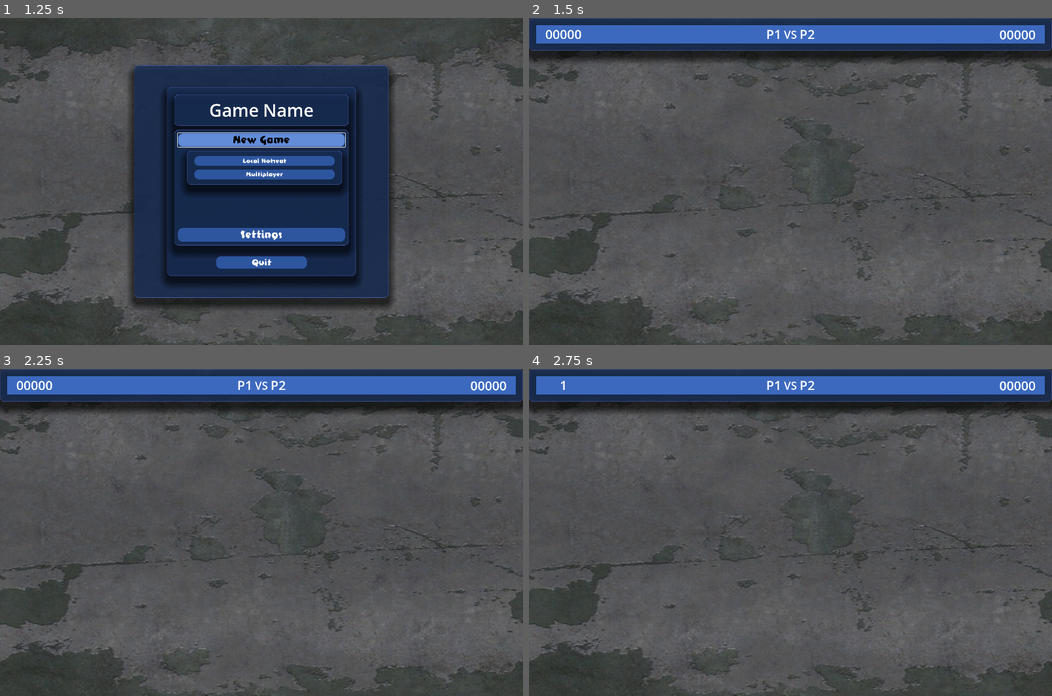
Above: before the commit, frames 1-4 (two rows, left to right).
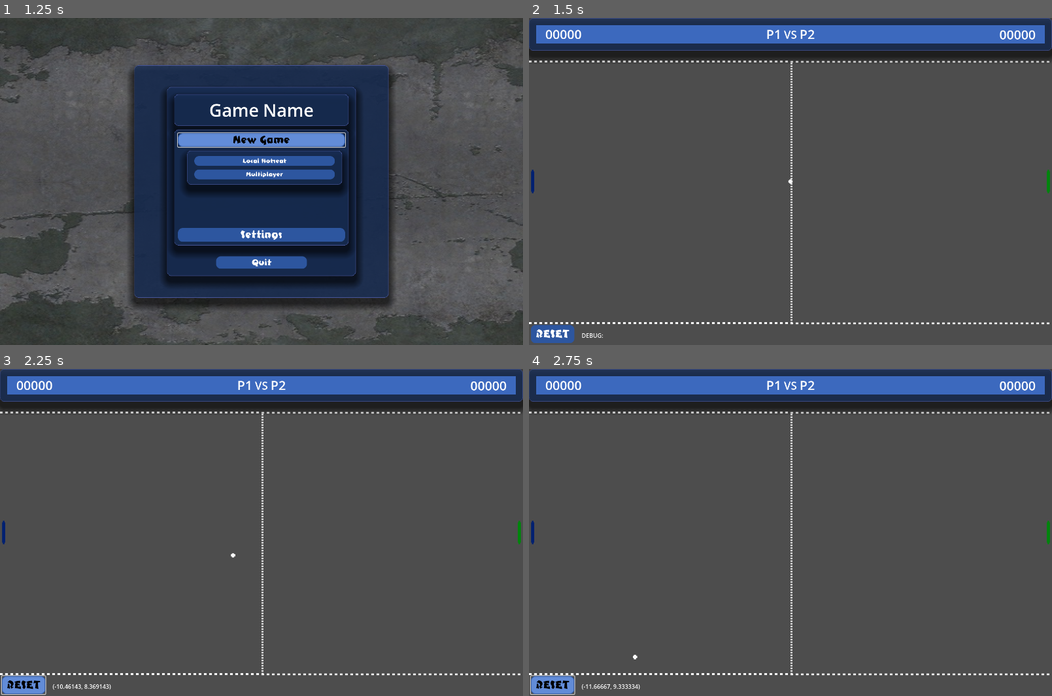
Above: after the commit, the same moments.

Repository: Fox-Alpha/Pong_Godot_4_Multiplayer
Game: Godot game, scene res://scenes/game/main_menu/MainMenu.tscn
The game is run twice, just before and just after one commit, with the same random seed, the same clock (stepped at 60 frames per second) and the same inputs.
Inputs (mouse positions are in pixels of both pictures, inside the frame that each line leads up to):
- Up to frame 1 (1.25 s): click "New Game" at 0.5 s
- Up to frame 2 (1.5 s): click "Local Hotseat" at 1.25 s
- Up to frame 3 (2.25 s): click (26, 686) at 2 s, where only the run after the commit has a clickable "RESET"
- Up to frame 4 (2.75 s): no input

Frame 1 is identical in both runs. In frame 2, 4.7% of the frame differs, in the area x 0-100%, y 13-100%; in frame 3, 4.8%; in frame 4, 4.9%, in the area x 0-100%, y 3-100%.

Commit message:
chg: Pre Position the top-/bottom border Chg: Set Position for debug nodes Chg: Lock position for some nodes

Diff:
--- a/scenes/game/Pong_40.tscn
+++ b/scenes/game/Pong_40.tscn
@@ -30,9 +30,9 @@
 metadata/_edit_use_anchors_ = true
 
 [node name="Ingame_HUD" type="CanvasLayer" parent="."]
-follow_viewport_enabled = true
 
 [node name="TextureRect" type="TextureRect" parent="Ingame_HUD"]
+visible = false
 z_index = -4096
 anchors_preset = 15
 anchor_right = 1.0
@@ -42,22 +42,42 @@
 size_flags_horizontal = 3
 size_flags_vertical = 3
 texture = ExtResource("2_ge3fp")
+metadata/_edit_lock_ = true
 
 [node name="UI" parent="Ingame_HUD" instance=ExtResource("3_j68dr")]
 z_index = 100
 z_as_relative = false
 y_sort_enabled = true
+metadata/_edit_lock_ = true
 
 [node name="DebugControl" parent="Ingame_HUD" instance=ExtResource("7_ge3fp")]
-offset_left = 8.0
-offset_top = 841.0
-offset_right = 8.0
-offset_bottom = 841.0
+anchors_preset = 2
+anchor_right = 0.0
+offset_left = 0.0
+offset_top = 0.0
+offset_right = 0.0
+offset_bottom = 0.0
+grow_horizontal = 1
 
-[node name="Camera2D" type="Camera2D" parent="."]
-anchor_mode = 0
-editor_draw_limits = true
-editor_draw_drag_margin = true
+[node name="ResetButton" parent="Ingame_HUD/DebugControl" index="0"]
+anchors_preset = 2
+anchor_top = 1.0
+anchor_bottom = 1.0
+offset_left = 5.0
+offset_top = -55.0
+offset_right = 125.0
+offset_bottom = -5.0
+grow_vertical = 0
+
+[node name="Debug" parent="Ingame_HUD/DebugControl" index="1"]
+anchors_preset = 4
+anchor_top = 0.5
+anchor_bottom = 0.5
+offset_left = 145.0
+offset_top = -38.0
+offset_right = 210.0
+offset_bottom = -14.0
+grow_vertical = 2
 
 [node name="Playground" type="Node2D" parent="."]
 
@@ -67,11 +87,13 @@
 unique_name_in_owner = true
 
 [node name="TopBorder" parent="Playground/Field/Borders" instance=ExtResource("4_qjysl")]
+position = Vector2(691, 90)
+rotation = 3.14159
 
 [node name="BottomBorder" parent="Playground/Field/Borders" instance=ExtResource("4_qjysl")]
+position = Vector2(684, 898)
 
 [node name="SeparatorLines" parent="Playground/Field" instance=ExtResource("3_ge3fp")]
-position = Vector2(204, 285)
 
 [node name="Actors" type="Node2D" parent="Playground"]
 
@@ -90,6 +112,7 @@
 [node name="DebugBoundarys" type="Node" parent="."]
 
 [node name="DbgLeft" type="StaticBody2D" parent="DebugBoundarys" groups=["DebugBoundarys"]]
+position = Vector2(0, 385)
 rotation = 1.5708
 physics_material_override = SubResource("PhysicsMaterial_0xy4s")
 
@@ -98,10 +121,12 @@
 disabled = true
 
 [node name="DbgRight" type="StaticBody2D" parent="DebugBoundarys" groups=["DebugBoundarys"]]
-position = Vector2(1434, 0)
+position = Vector2(1434, 443)
 rotation = -1.5708
 physics_material_override = SubResource("PhysicsMaterial_0xy4s")
 
 [node name="CollisionShape2D" type="CollisionShape2D" parent="DebugBoundarys/DbgRight"]
 shape = SubResource("WorldBoundaryShape2D_2wuhs")
 disabled = true
+
+[editable path="Ingame_HUD/DebugControl"]
